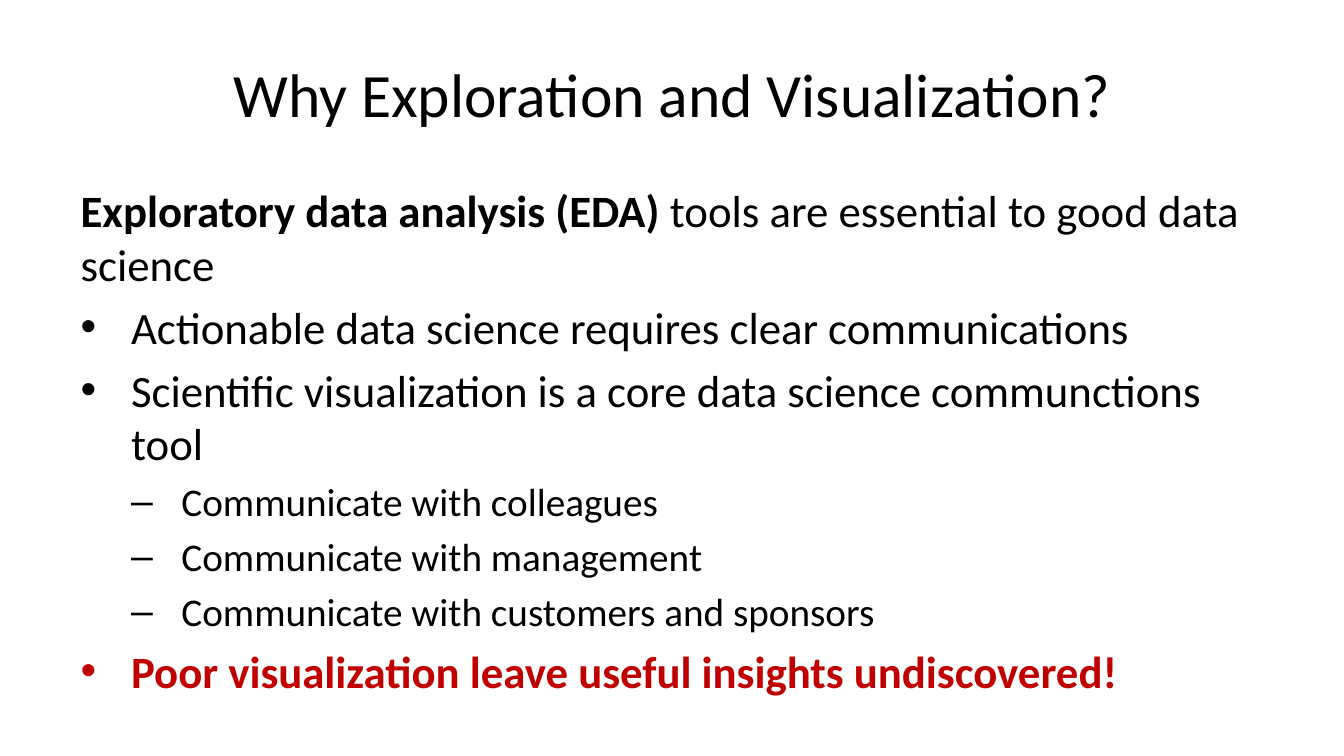
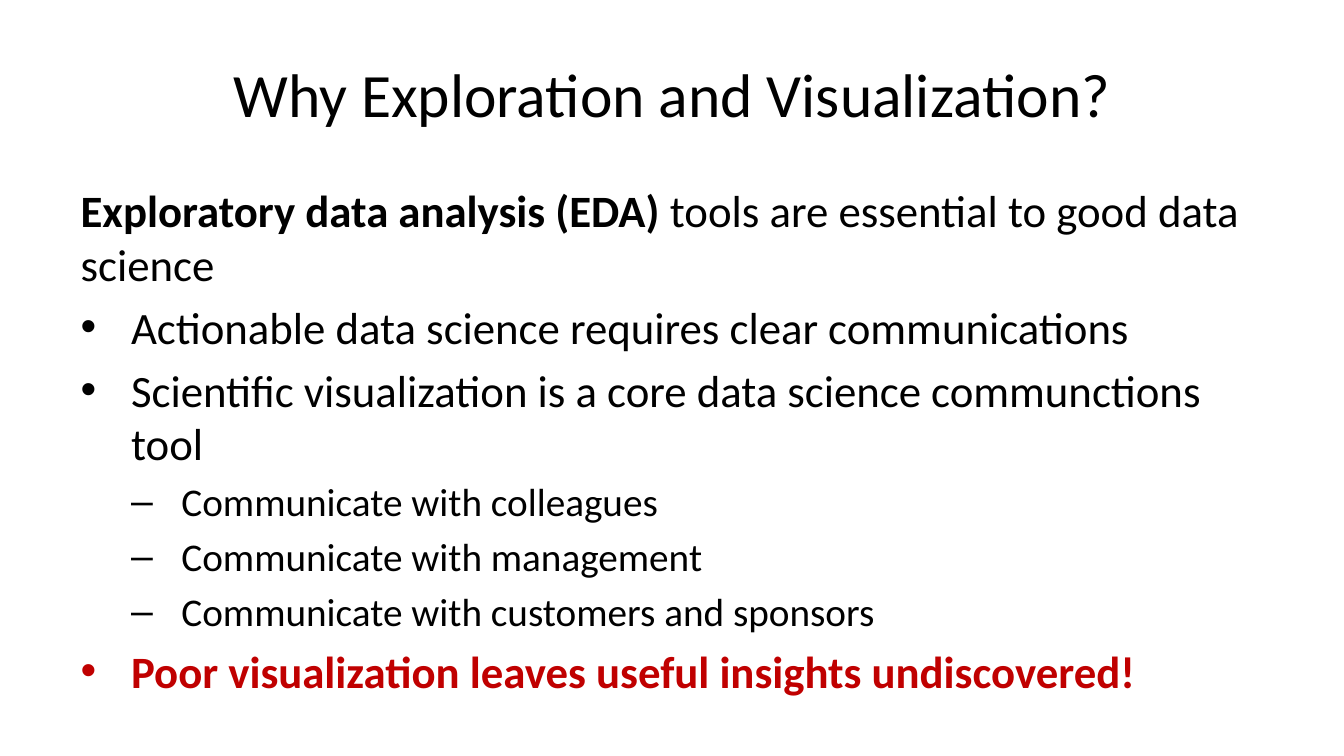
Before and after one commit to StephenElston/CSCI-E-83, a slide deck: slide 29 of LectureSlides/01_PreceptionForScientificVisualization.pptx (slide 28 before the commit). Drawn at 1344x756 pixels with LibreOffice and Linux fonts; fonts in the diff are those of the drawing. Boxes give left, top, right and bottom in pixels: in the first picture for what was removed or moved away, otherwise in the second. Text is boxed around its words. In the diff, an @@ line names an element or a change of style, - is before the commit and + after.

```diff
--- a/LectureSlides/01_PreceptionForScientificVisualization.pptx
+++ b/LectureSlides/01_PreceptionForScientificVisualization.pptx
@@ text at (131,656,1135,696): text changed @@
-• Poor visualization leave useful insights undiscovered!
+• Poor visualization leaves useful insights undiscovered!
```
Also in this commit, not shown: 14 other slides changed, 1 slide added, 1 slide removed.
